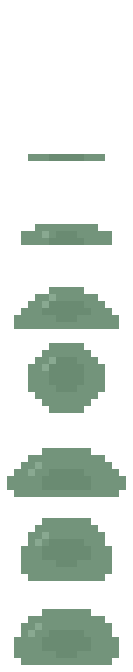
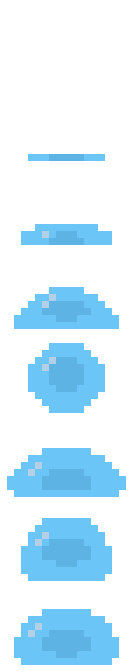
Comparing the layer stacks of the two 133×672 images. Changes:
added layer "Color" above "Jump3" over [left=7, top=154, right=126, bottom=665]
